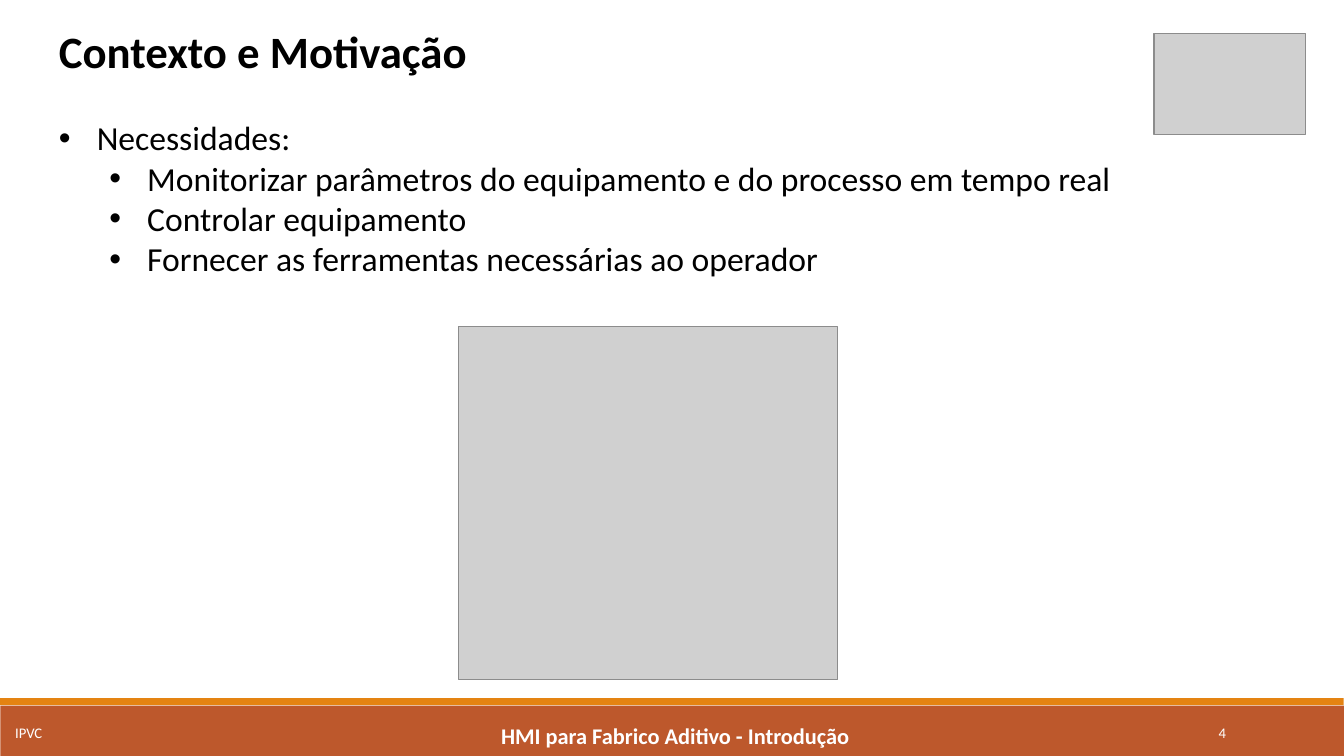
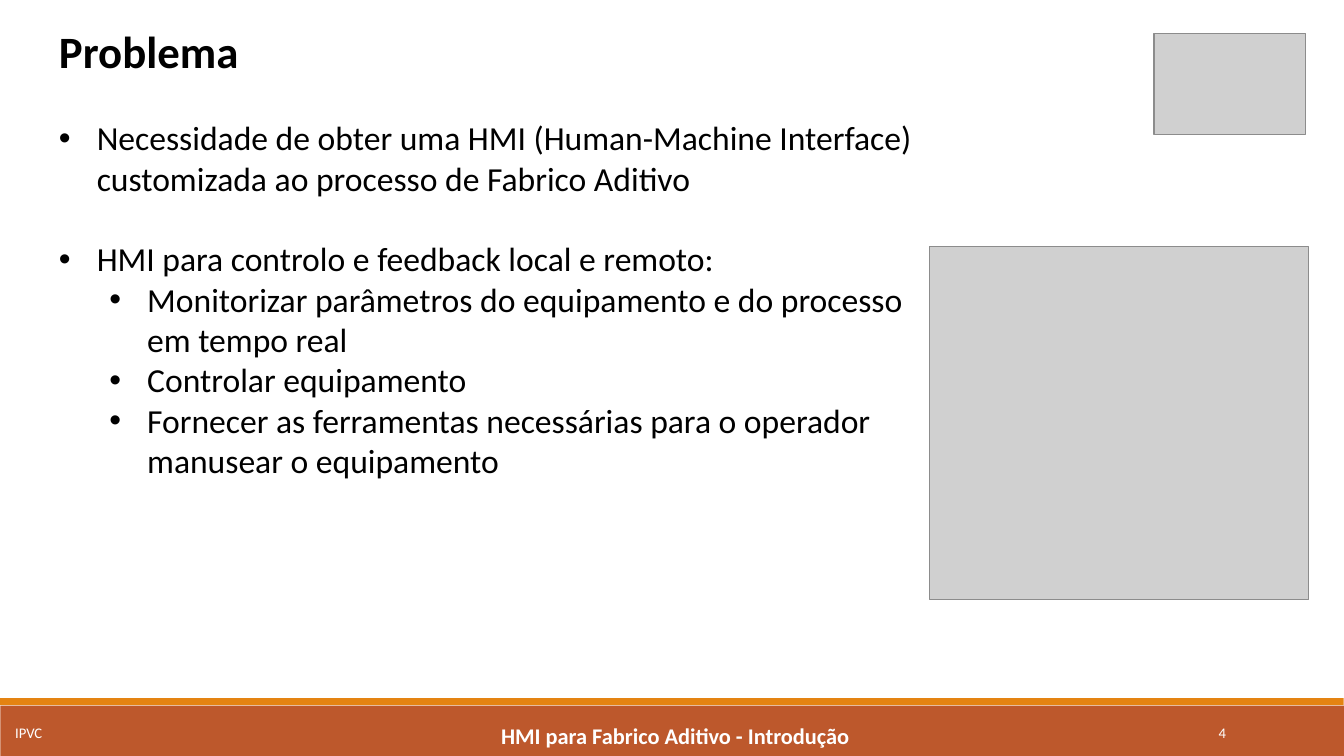
Before and after one commit to marcorlsrodrigues/projeto, a slide deck: slide 4 of Apresentacao Intermedia - Marco Rodrigues.pptx. Drawn at 1344x756 pixels with LibreOffice and Linux fonts; fonts in the diff are those of the drawing; grey boxes stand for pictures. Boxes give left, top, right and bottom in pixels: in the first picture for what was removed or moved away, otherwise in the second. Text is boxed around its words. In the diff, an @@ line names an element or a change of style, - is before the commit and + after.

```diff
--- a/Apresentacao Intermedia - Marco Rodrigues.pptx
+++ b/Apresentacao Intermedia - Marco Rodrigues.pptx
@@ text at (59,36,911,277): text changed; size 32 to 24 pt; bold off @@
-Contexto e Motivação
-• Necessidades:
+Problema
+• Necessidade de obter uma HMI (Human-Machine Interface) customizada ao processo de Fabrico Aditivo
+• HMI para controlo e feedback local e remoto:
@@ picture: place and size @@
-picture at (459,327,838,680)
+picture at (930,247,1309,600)
@@ text at (147,409,870,479): text changed @@
-  • Fornecer as ferramentas necessárias ao operador
+  • Fornecer as ferramentas necessárias para o operador manusear o equipamento
```
Also in this commit, not shown: 4 other slides changed, 6 slides added, 10 other files.
